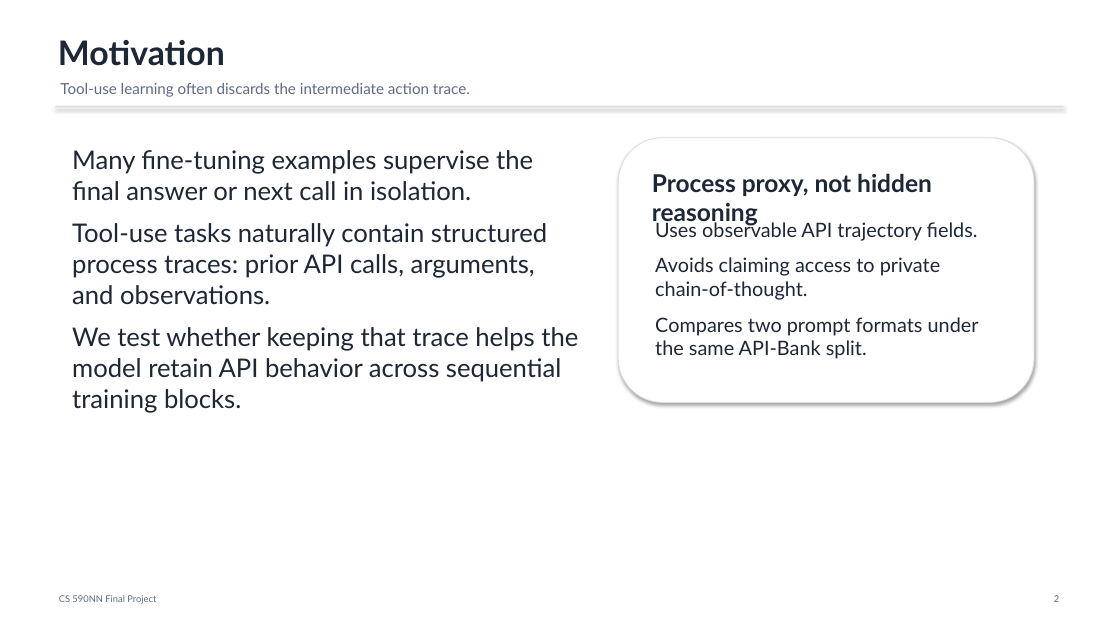
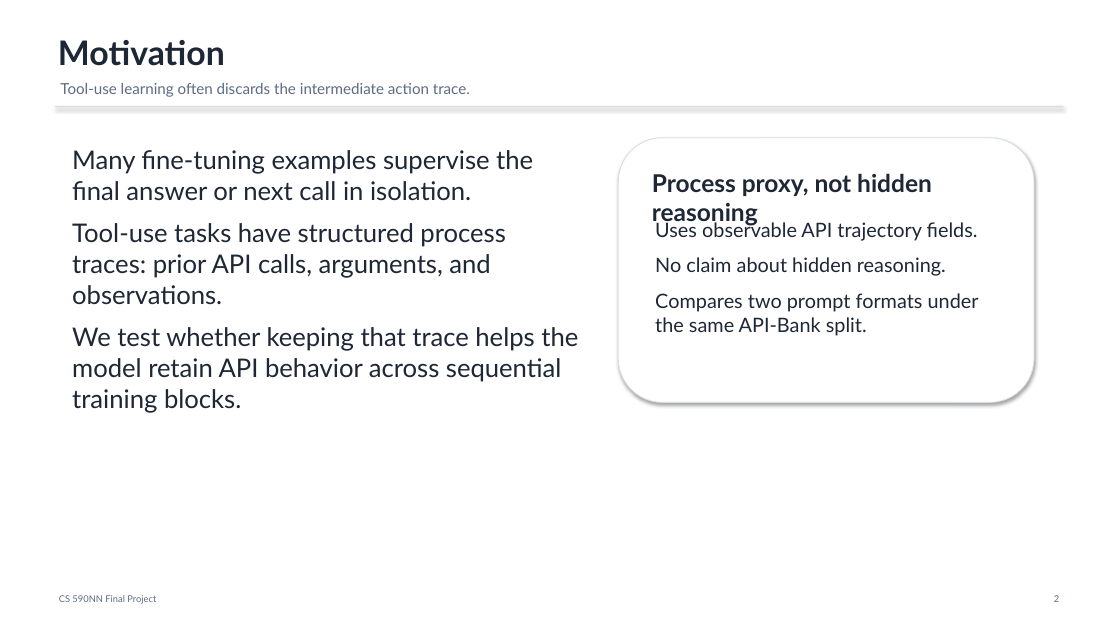
Before and after one commit to sagnikc395/trajectory-supervision, a slide deck: slide 2 of final/final_presentation.pptx. Drawn at 1120x630 pixels with LibreOffice and Linux fonts; fonts in the diff are those of the drawing. Boxes give left, top, right and bottom in pixels: in the first picture for what was removed or moved away, otherwise in the second. Text is boxed around its words. In the diff, an @@ line names an element or a change of style, - is before the commit and + after.

```diff
--- a/final/final_presentation.pptx
+++ b/final/final_presentation.pptx
@@ text at [72, 223, 505, 305]: text changed @@
-Tool-use tasks naturally contain structured process traces: prior API calls, arguments, and observations.
+Tool-use tasks have structured process traces: prior API calls, arguments, and observations.
@@ text at [655, 257, 946, 276]: text changed @@
-Avoids claiming access to private chain-of-thought.
+No claim about hidden reasoning.
```
Also in this commit, not shown: 4 other slides changed, 3 other files.
